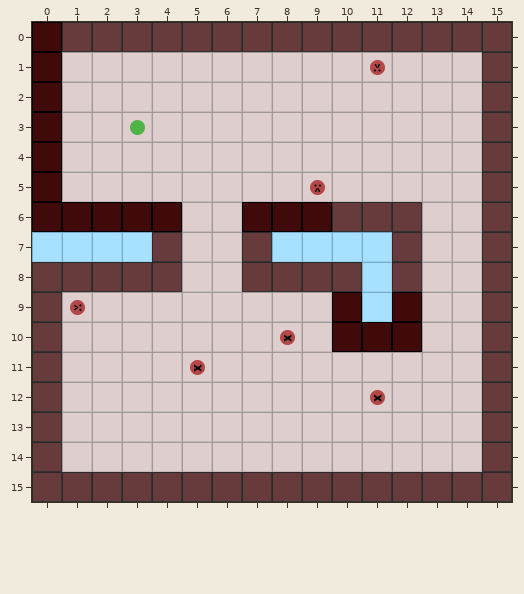
Two states of a Tiled map, 2019/level-generation/tilemap.tmx. This is how it looked before the edit.
Cells are 30x30 px. Shown: x 0..15, y 0..15.
The result:
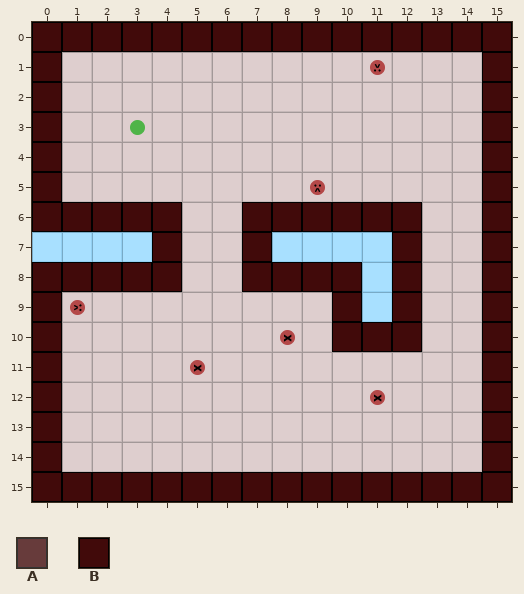
Key: from "tileeditor": A 2, B 3.
_ is an empty cell.
Edits made:
Layer "Tile Layer 9":
y 0: x 1..15 AAAAAAAAAAAAAAA -> BBBBBBBBBBBBBBB
y 1..5: x 15 A -> B
y 6: x 10..12 AAA -> BBB; x 15 A -> B
y 7: x 4 A -> B; x 7 A -> B; x 12 A -> B; x 15 A -> B
y 8: x 0..4 AAAAA -> BBBBB; x 7..10 AAAA -> BBBB; x 12 A -> B; x 15 A -> B
y 9..14: x 0 A -> B; x 15 A -> B
y 15: x 0..15 AAAAAAAAAAAAAAAA -> BBBBBBBBBBBBBBBB
Pixel boxes of the changes (left, top, right, bottom) in both pictures:
changed: (32, 22, 512, 502)
